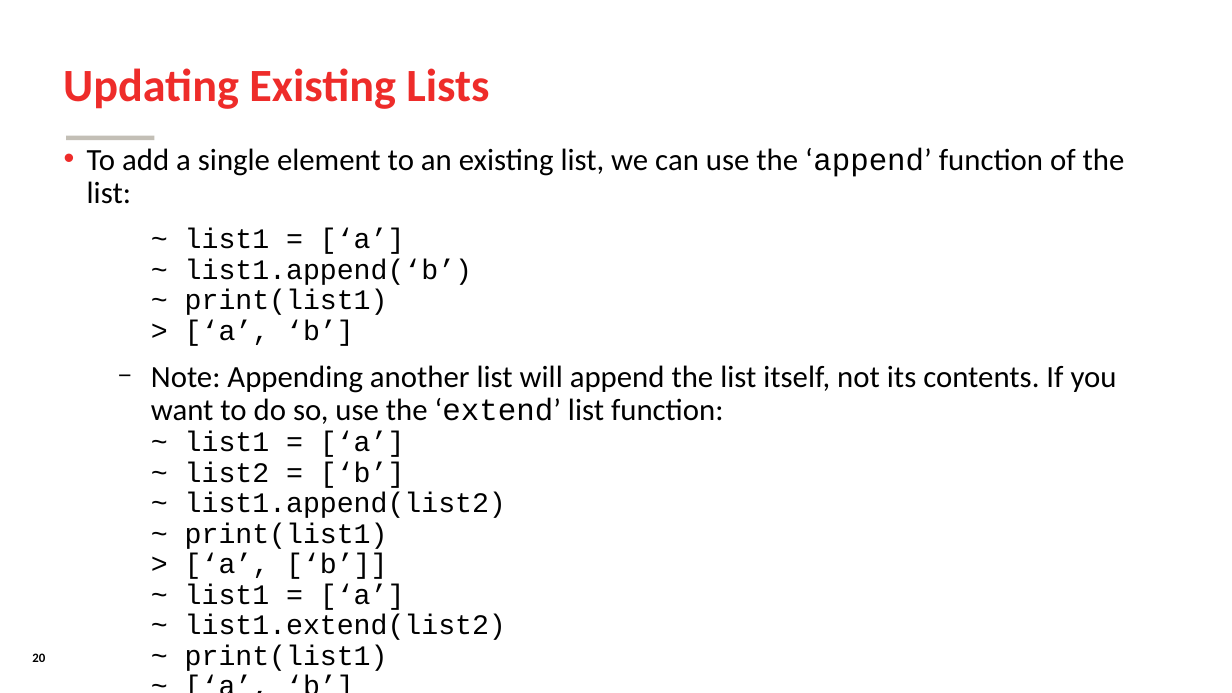
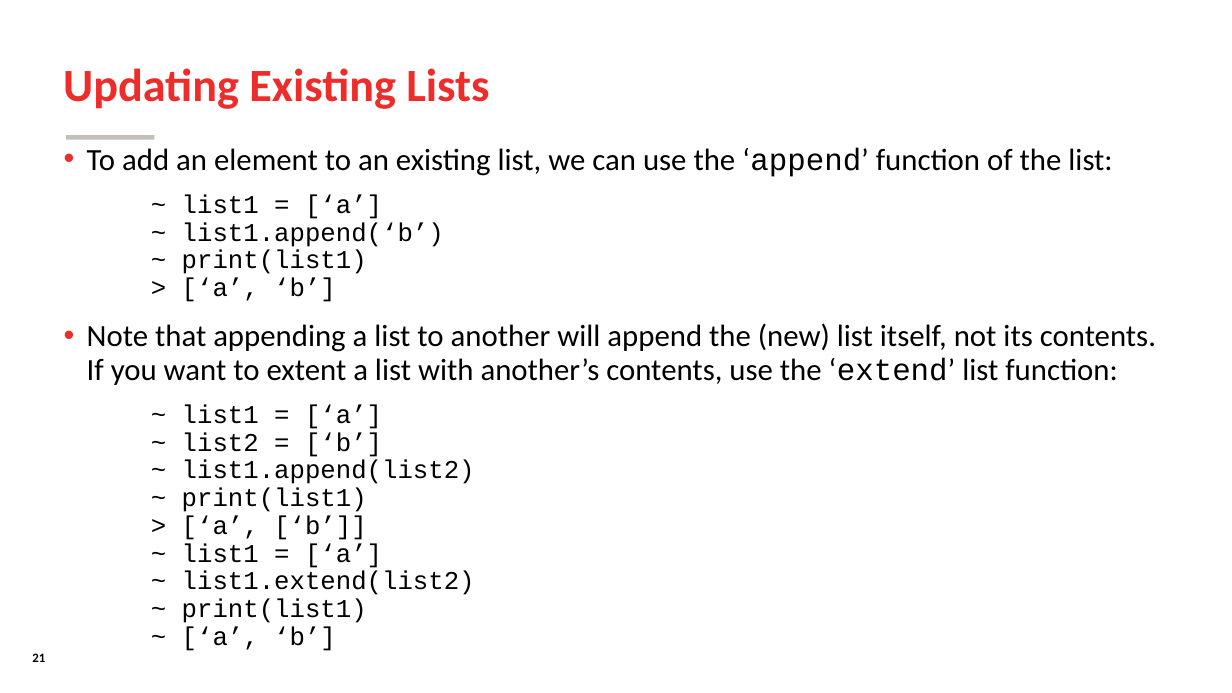
Before and after one commit to SomeoneInParticular/MDPR613_CourseMaterial, a slide deck: slide 21 of PythonCrashCourse/Unit1_ProceduralPython/Unit1_ProceduralPython.odp (slide 20 before the commit). Drawn at 1232x693 pixels with LibreOffice and Linux fonts; fonts in the diff are those of the drawing; background and template pictures are left out. Boxes give left, top, right and bottom in pixels: in the first picture for what was removed or moved away, otherwise in the second. Text is boxed around its words. In the diff, an @@ line names an element or a change of style, - is before the commit and + after.

```diff
--- a/PythonCrashCourse/Unit1_ProceduralPython/Unit1_ProceduralPython.odp
+++ b/PythonCrashCourse/Unit1_ProceduralPython/Unit1_ProceduralPython.odp
@@ text at bbox=[87, 147, 1112, 177]: text changed @@
-• To add a single element to an existing list, we can use the ‘append’ function of the list:
+• To add an element to an existing list, we can use the ‘append’ function of the list:
@@ text at bbox=[182, 194, 444, 302]: size 22 to 20 pt in "~ list1 = [‘a’] ~ list1.append(‘b’) ~ ..." @@
@@ text at bbox=[87, 323, 1156, 595]: text changed; size 22 to 24 pt; font Courier New to Calibri @@
-  − Note: Appending another list will append the list itself, not its contents. If you want to do so, use the ‘extend’ list function:
-    ~ list1 = [‘a’]
-    ~ list2 = [‘b’]
-    ~ list1.append(list2)
-    ~ print(list1)
-    > [‘a’, [‘b’]]
-    ~ list1 = [‘a’]
-    ~ list1.extend(list2)
-    ~ print(list1)
-    ~ [‘a’, ‘b’]
+• Note that appending a list to another will append the (new) list itself, not its contents. If you want to extent a list with another’s contents, use the ‘extend’ list function:
+  ~ list1 = [‘a’]
+  ~ list2 = [‘b’]
+  ~ list1.append(list2)
+  ~ print(list1)
+  > [‘a’, [‘b’]]
+  ~ list1 = [‘a’]
+  ~ list1.extend(list2)
+  ~ print(list1)
+  ~ [‘a’, ‘b’]
@@ page number at bbox=[32, 653, 45, 662]: text changed @@
-20
+21
```
Also in this commit, not shown: 19 other slides changed, 1 slide added, 1 other file.
